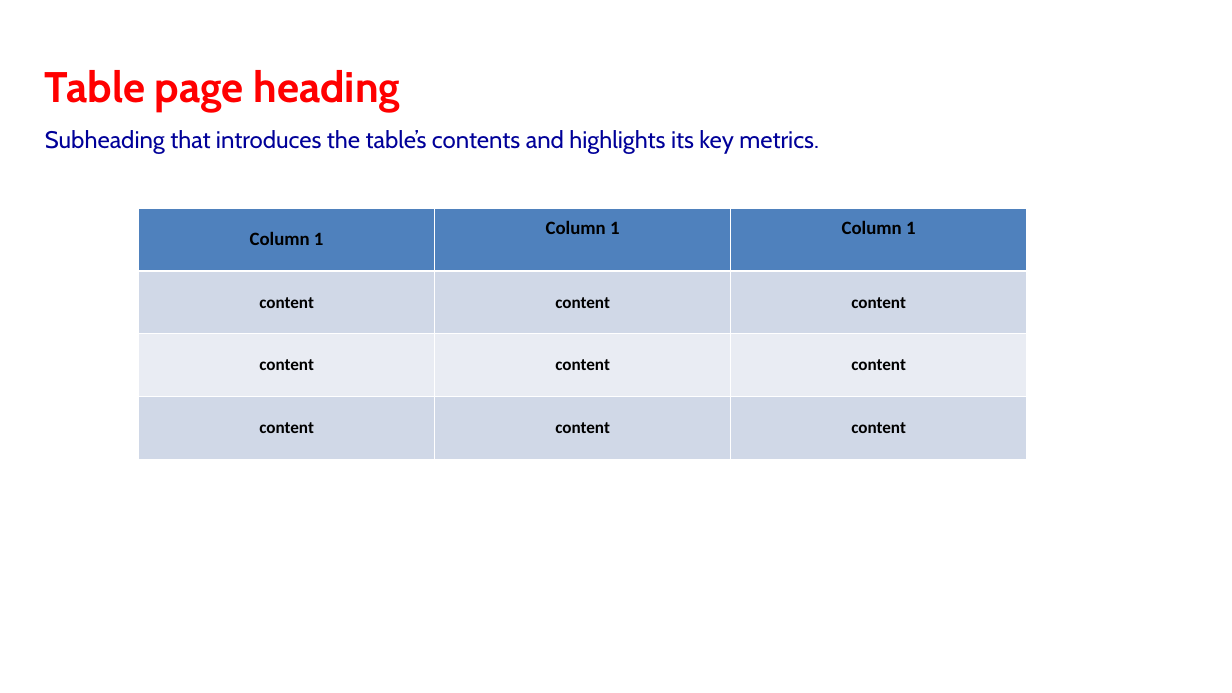
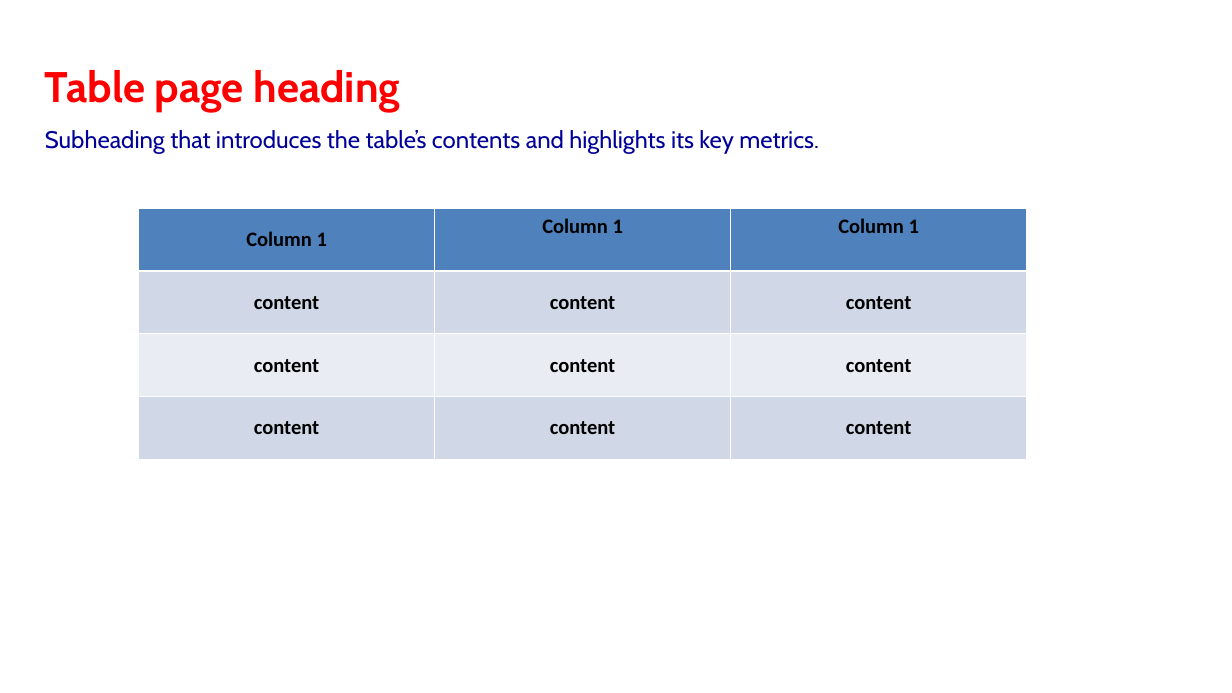
Before and after one commit to nhatho0001/Skill-Company, a slide deck: slide 11 of claude/tda-kpi-report-slides/tda-kpi-report-slide/assets/template/report-template.pptx. Drawn at 1232x693 pixels with LibreOffice and Linux fonts; fonts in the diff are those of the drawing; background and template pictures are left out. Boxes give left, top, right and bottom in pixels: in the first picture for what was removed or moved away, otherwise in the second. Text is boxed around its words. In the diff, an @@ line names an element or a change of style, - is before the commit and + after.

```diff
--- a/claude/tda-kpi-report-slides/tda-kpi-report-slide/assets/template/report-template.pptx
+++ b/claude/tda-kpi-report-slides/tda-kpi-report-slide/assets/template/report-template.pptx
@@ table at (x1=139, y1=208, x2=1027, y2=460) @@
@@ size 22 to 24 pt in "Column 1", "Column 1", "Column 1" @@
@@ size 20 to 24 pt in "content", "content", "content", "content" and 5 more places @@
```
Also in this commit, not shown: 1 other slide changed, 5 other files.
